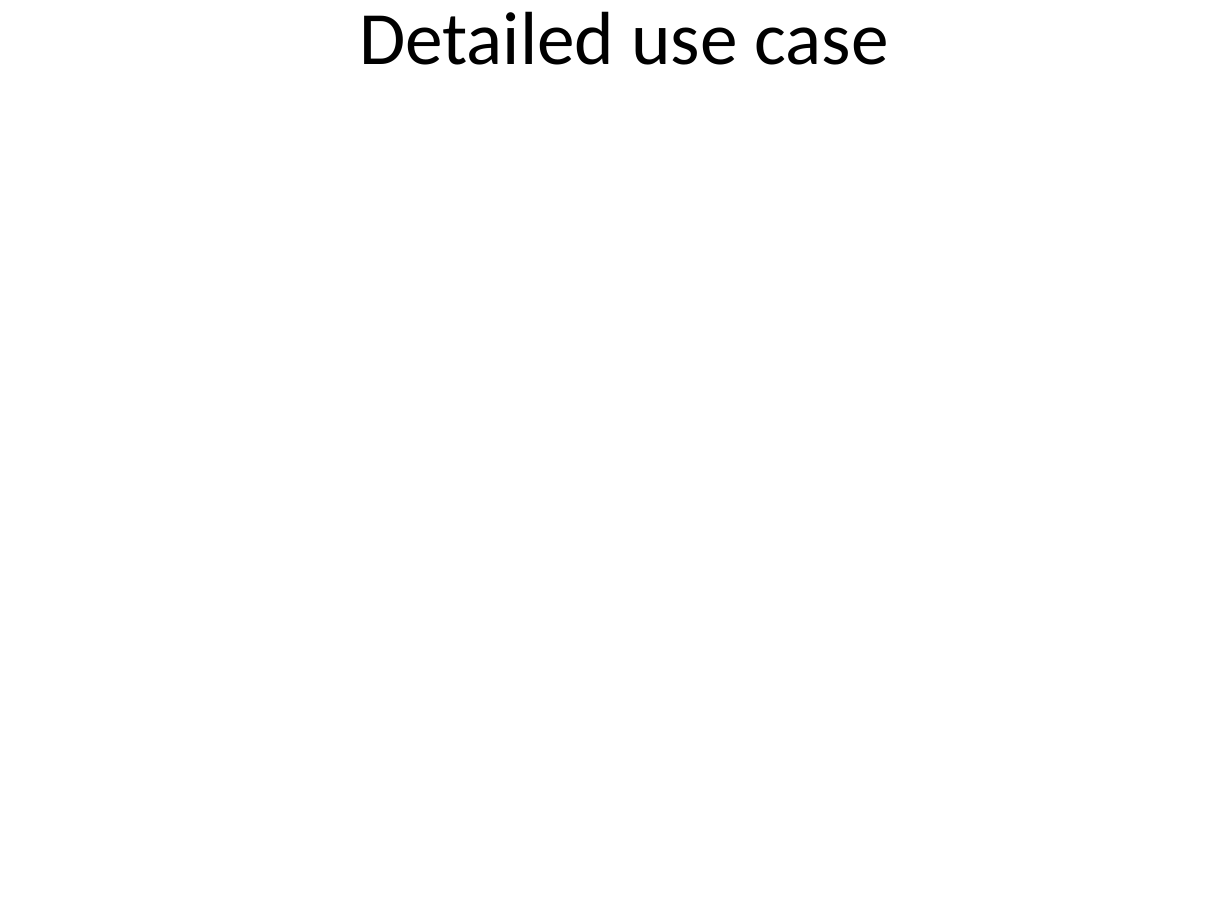
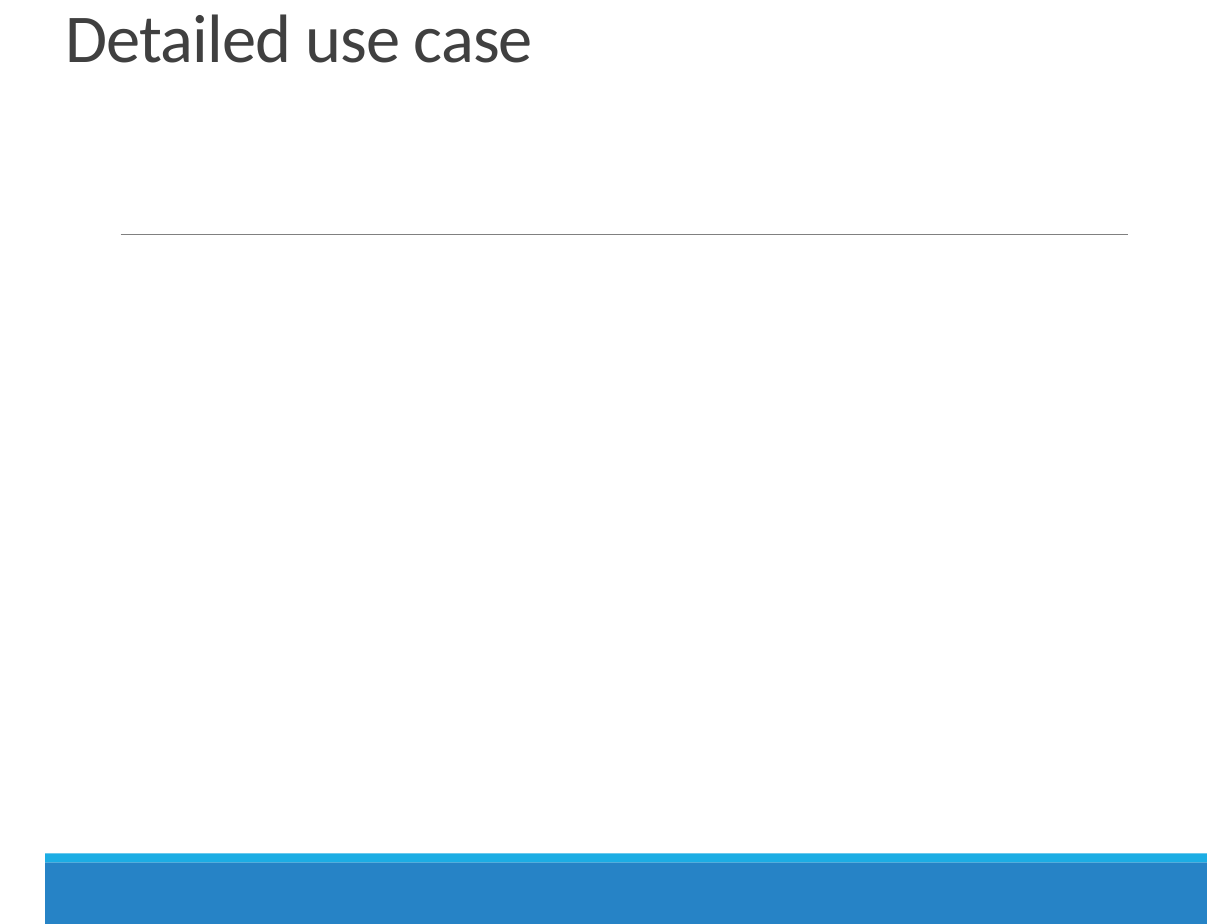
Before and after one commit to BenGoethuys/SwOp-Group03, a slide deck: slide 10 of Iteratie 1/PresentatieIteratie1Group03.pptx. Drawn at 1232x924 pixels with LibreOffice and Linux fonts; fonts in the diff are those of the drawing; background and template pictures are left out. Boxes give left, top, right and bottom in pixels: in the first picture for what was removed or moved away, otherwise in the second. Text is boxed around its words. In the diff, an @@ line names an element or a change of style, - is before the commit and + after.

Commit message:
Updated Presentation

```diff
--- a/Iteratie 1/PresentatieIteratie1Group03.pptx
+++ b/Iteratie 1/PresentatieIteratie1Group03.pptx
@@ title "Detailed use case": place and size @@
-title "Detailed use case" at (359, 11, 889, 65)
+title "Detailed use case" at (66, 14, 533, 63)
@@ title "Detailed use case" at (66, 14, 533, 63): size 44 to 40 pt, text colour #000000 to #404040, letter spacing 0 to -0.5 pt; alignment centre to left; line spacing 1 to 0.85; vertical alignment middle to bottom @@
@@ line added from (121, 234) to (1127, 234), #808080 0.5 pt @@
@@ rectangle added at (0, 763, 43, 924), fill #FFFFFF, outline #FFFFFF 1.25 pt @@
@@ rectangle added at (0, 862, 1232, 924), fill #2683C6 @@
@@ rectangle added at (0, 854, 1232, 862), fill #1CADE4 @@
@@ rectangle added at (1207, 850, 1232, 924), fill #FFFFFF, outline #FFFFFF 1.25 pt @@
```
Also in this commit, not shown: 13 other slides changed.
